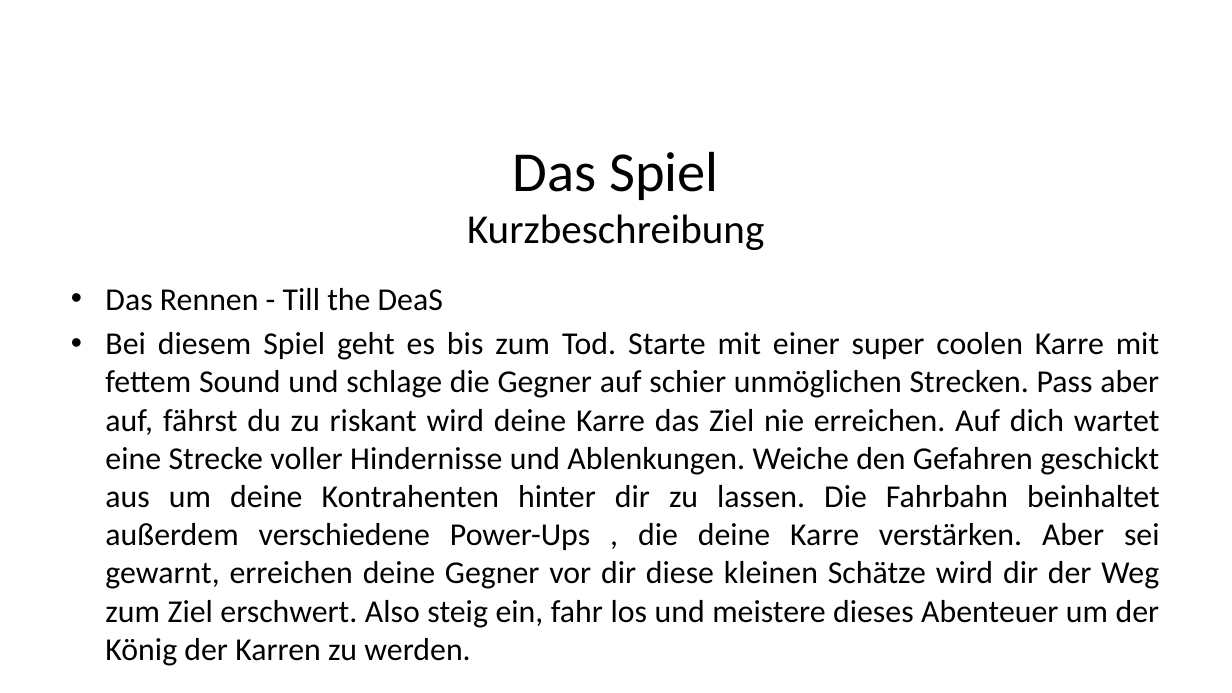
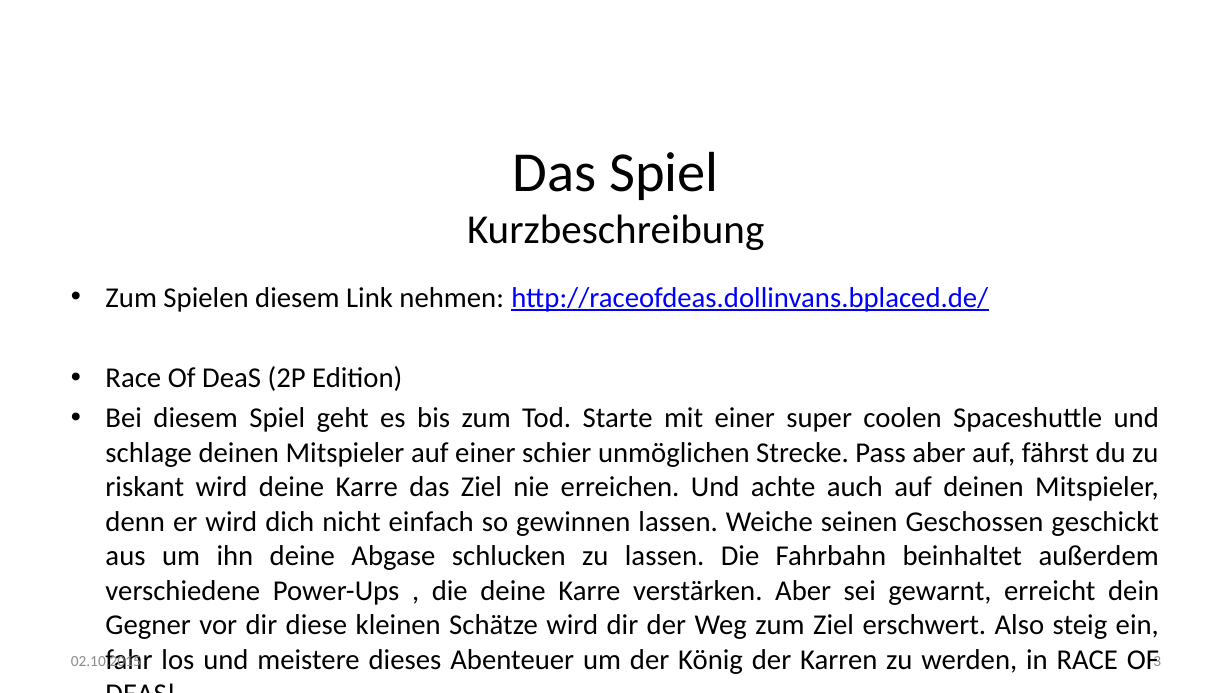
Before and after one commit to fdai3905/GDV2015, a slide deck: slide 3 of final/GDV - Finale Präsentation V0.9.pptx. Drawn at 1232x693 pixels with LibreOffice and Linux fonts; fonts in the diff are those of the drawing; background and template pictures are left out. Boxes give left, top, right and bottom in pixels: in the first picture for what was removed or moved away, otherwise in the second. Text is boxed around its words. In the diff, an @@ line names an element or a change of style, - is before the commit and + after.

```diff
--- a/final/GDV - Finale Präsentation V0.9.pptx
+++ b/final/GDV - Finale Präsentation V0.9.pptx
@@ text at (x1=105, y1=287, x2=1159, y2=674): text changed; size 24.8 to 22.4 pt @@
-• Das Rennen - Till the DeaS
-• Bei diesem Spiel geht es bis zum Tod. Starte mit einer super coolen Karre mit fettem Sound und schlage die Gegner auf schier unmöglichen Strecken. Pass aber auf, fährst du zu riskant wird deine Karre das Ziel nie erreichen. Auf dich wartet eine Strecke voller Hindernisse und Ablenkungen. Weiche den Gefahren geschickt aus um deine Kontrahenten hinter dir zu lassen. Die Fahrbahn beinhaltet außerdem verschiedene Power-Ups , die deine Karre verstärken. Aber sei gewarnt, erreichen deine Gegner vor dir diese kleinen Schätze wird dir der Weg zum Ziel erschwert. Also steig ein, fahr los und meistere dieses Abenteuer um der König der Karren zu werden.
+• Zum Spielen diesem Link nehmen: http://raceofdeas.dollinvans.bplaced.de/
+• Race Of DeaS (2P Edition)
+• Bei diesem Spiel geht es bis zum Tod. Starte mit einer super coolen Spaceshuttle und schlage deinen Mitspieler auf einer schier unmöglichen Strecke. Pass aber auf, fährst du zu riskant wird deine Karre das Ziel nie erreichen. Und achte auch auf deinen Mitspieler, denn er wird dich nicht einfach so gewinnen lassen. Weiche seinen Geschossen geschickt aus um ihn deine Abgase schlucken zu lassen. Die Fahrbahn beinhaltet außerdem verschiedene Power-Ups , die deine Karre verstärken. Aber sei gewarnt, erreicht dein Gegner vor dir diese kleinen Schätze wird dir der Weg zum Ziel erschwert. Also steig ein, fahr los und meistere dieses Abenteuer um der König der Karren zu werden, in RACE OF DEAS!
@@ text added at (x1=71, y1=653, x2=141, y2=670), 12 pt, text #8C8C8C @@
+02.10.2015
@@ page number added at (x1=1153, y1=656, x2=1161, y2=666), 12 pt, text #8C8C8C @@
+3
```
Also in this commit, not shown: 31 other slides changed, 7 slides added, 44 other files.
